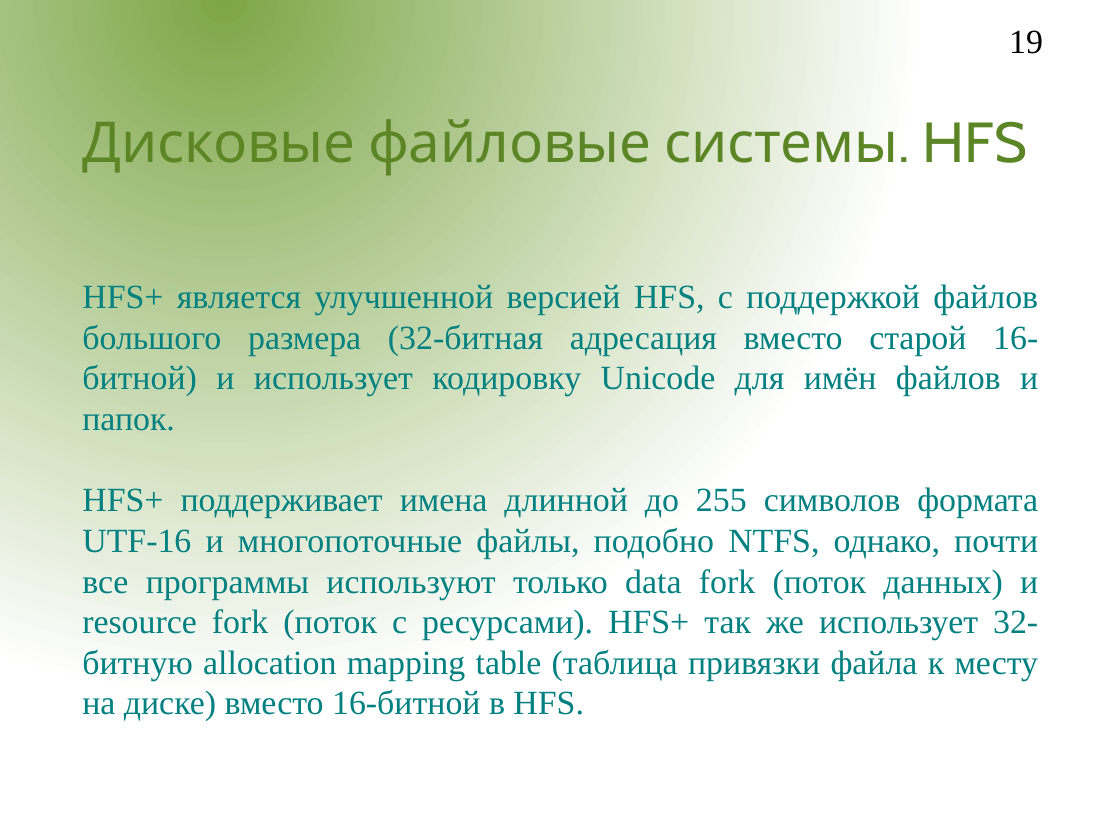
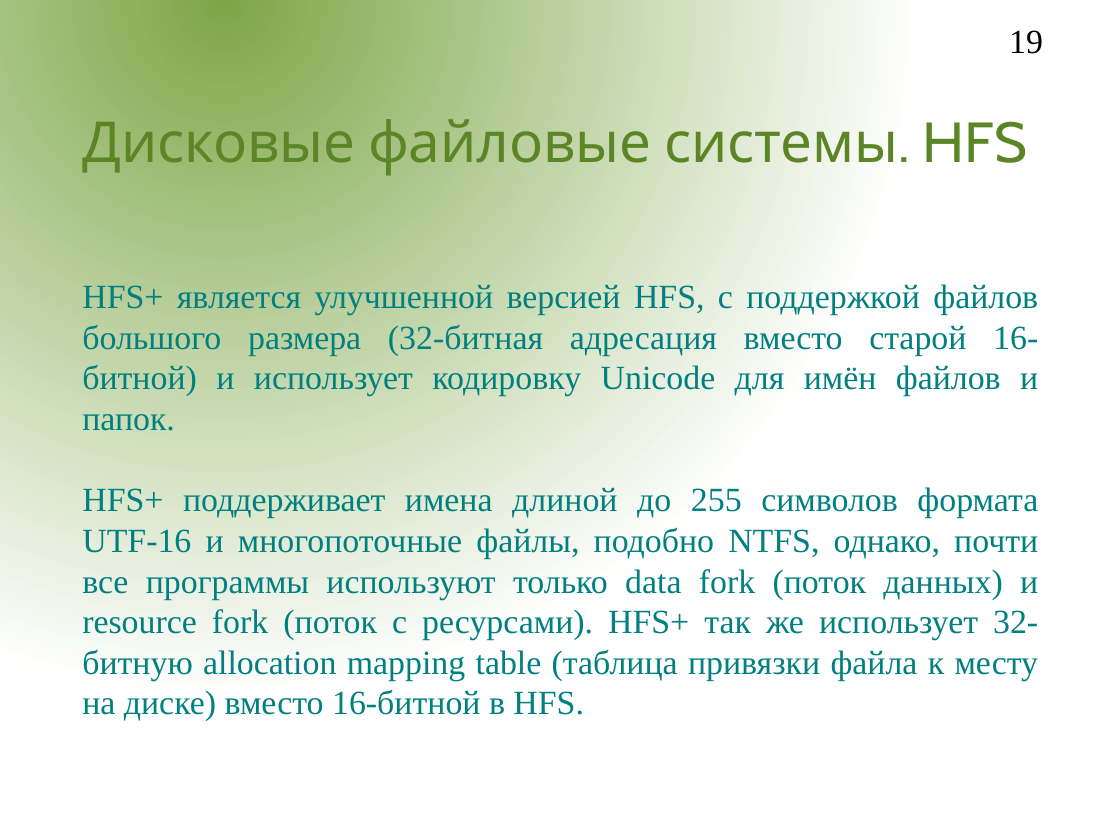
Before and after one commit to aeremenok/a-team-777, a slide deck: slide 19 of sem_9/st/fs.odp. Drawn at 1120x840 pixels with LibreOffice and Linux fonts; fonts in the diff are those of the drawing; background and template pictures are left out. Boxes give left, top, right and bottom in pixels: in the first picture for what was removed or moved away, otherwise in the second. Text is boxed around its words. In the diff, an @@ line names an element or a change of style, - is before the commit and + after.

```diff
--- a/sem_9/st/fs.odp
+++ b/sem_9/st/fs.odp
@@ subtitle at bbox=[82, 487, 1039, 721]: text changed @@
-HFS+ поддерживает имена длинной до 255 символов формата UTF-16 и многопоточные файлы, подобно NTFS, однако, почти все программы используют только data fork (поток данных) и resource fork (поток с ресурсами). HFS+ так же использует 32-битную allocation mapping table (таблица привязки файла к месту на диске) вместо 16-битной в HFS.
+HFS+ поддерживает имена длиной до 255 символов формата UTF-16 и многопоточные файлы, подобно NTFS, однако, почти все программы используют только data fork (поток данных) и resource fork (поток с ресурсами). HFS+ так же использует 32-битную allocation mapping table (таблица привязки файла к месту на диске) вместо 16-битной в HFS.
```
Also in this commit, not shown: 4 other slides changed.
